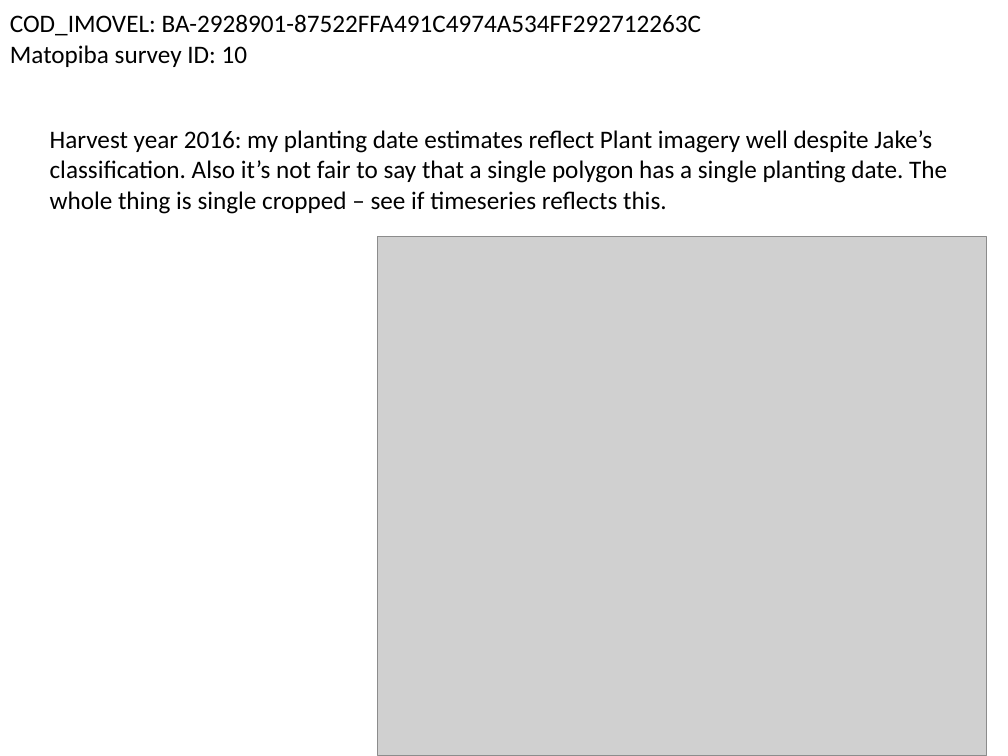
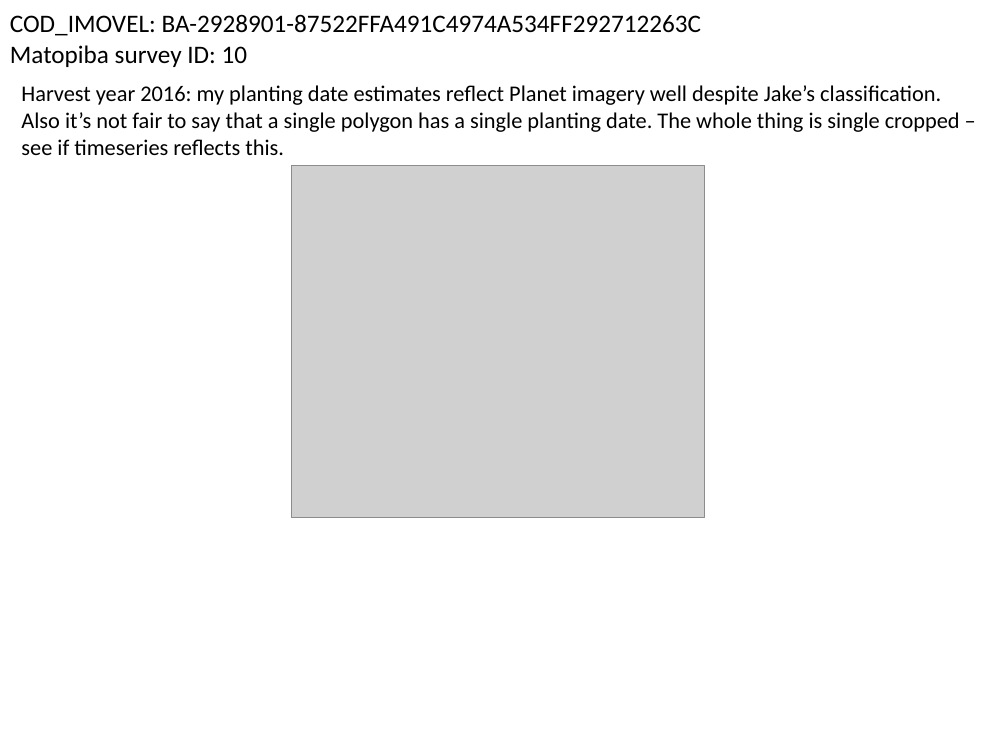
Before and after one commit to minghui-zhang/Meeting, a slide deck: slide 13 of January 4 2018.pptx (slide 15 before the commit). Drawn at 1008x756 pixels with LibreOffice and Linux fonts; fonts in the diff are those of the drawing; grey boxes stand for pictures. Boxes give left, top, right and bottom in pixels: in the first picture for what was removed or moved away, otherwise in the second. Text is boxed around its words. In the diff, an @@ line names an element or a change of style, - is before the commit and + after.

```diff
--- a/January 4 2018.pptx
+++ b/January 4 2018.pptx
@@ text at [21, 85, 960, 155]: text changed; size 18 to 16 pt @@
-Harvest year 2016: my planting date estimates reflect Plant imagery well despite Jake’s classification. Also it’s not fair to say that a single polygon has a single planting date. The whole thing is single cropped – see if timeseries reflects this.
+Harvest year 2016: my planting date estimates reflect Planet imagery well despite Jake’s classification. Also it’s not fair to say that a single polygon has a single planting date. The whole thing is single cropped – see if timeseries reflects this.
@@ picture: place and size @@
-picture at [378, 237, 987, 756]
+picture at [291, 165, 705, 517]
```
Also in this commit, not shown: 13 other slides changed, 4 slides added, 2 slides removed.
